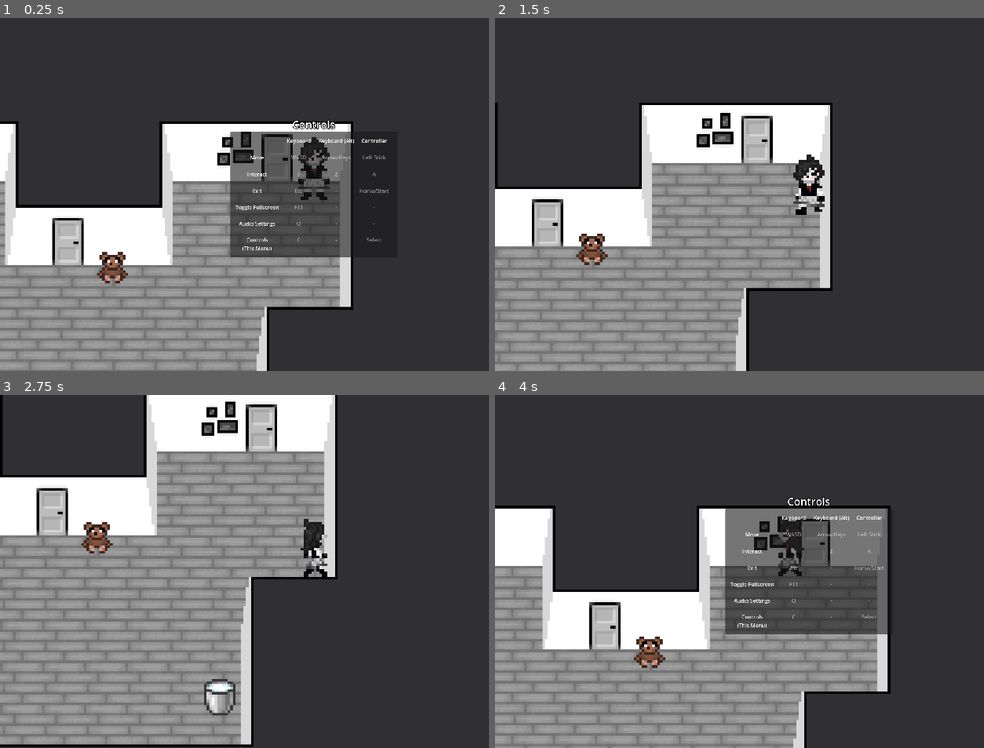
Above: before the commit, frames 1-4 (two rows, left to right).
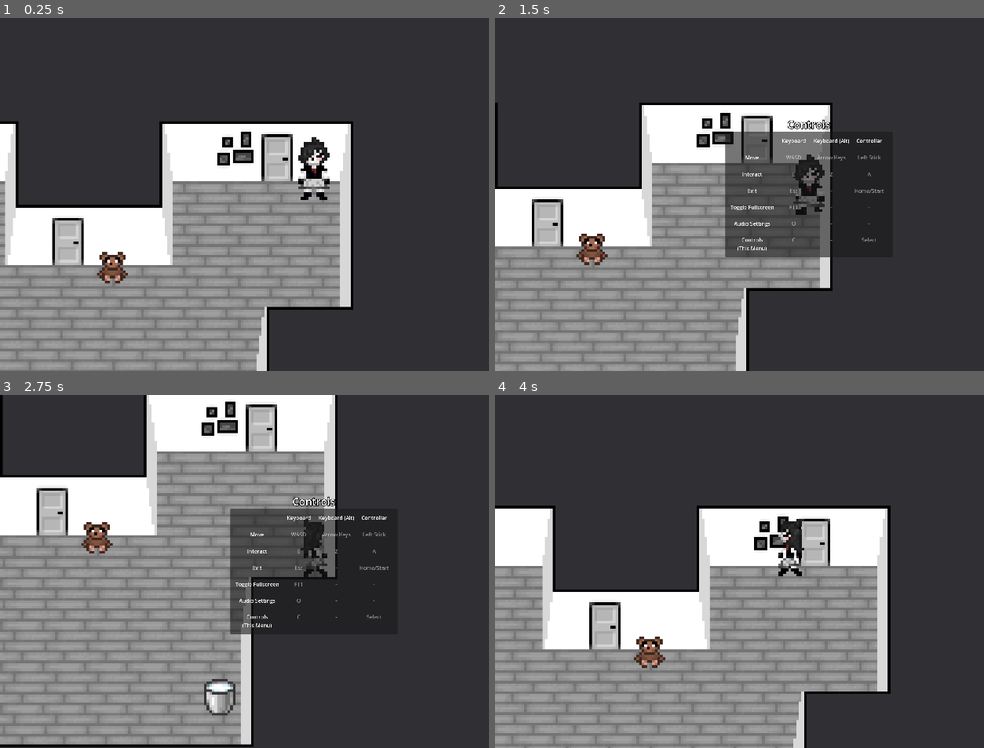
Above: after the commit, the same moments.

Repository: Theooolone/m-game
Game: Godot game, scene res://scenes/main.tscn
Same seed, same stepped clock (60 frames per second), same inputs: the game is played once before the commit and once after it.
Inputs:
- Up to frame 1 (0.25 s): no input
- Up to frame 2 (1.5 s): tap Enter at 0.5 s; hold Right (right) 0.53-1.28 s; tap E (interact) at 0.6 s; tap Space at 1.25 s; hold S (down) from 1.28 s (still down); tap C (show_controls) at 1.35 s
- Up to frame 3 (2.75 s): release S (down) at 2.03 s; hold Right (right) from 2.03 s (still down); tap E (interact) at 2.1 s
- Up to frame 4 (4 s): release Right (right) at 2.78 s; hold W (up) 2.78-3.53 s; tap C (show_controls) at 2.85 s; hold A (left) from 3.53 s (still down); tap E (interact) at 3.6 s

The runs differ from the first frame. In frame 1, 8.1% of the frame differs, in the area x 47-80%, y 28-68%; in frame 2, 7.2%; in frame 3, 4.8%; in frame 4, 11%, in the area x 47-81%, y 28-68%.

Commit message:
Audio bugfix
the music would play at default volume (100%) for a split second while the saved slider values are still loading, becomes more apparent the quieter the user set the music slider.

Music now waits until the slider values have loaded before playing.

Diff:
--- a/scenes/main.tscn
+++ b/scenes/main.tscn
@@ -13,7 +13,6 @@
 [node name="Music" type="AudioStreamPlayer" parent="."]
 stream = ExtResource("13_e1xm7")
 volume_db = -18.0
-autoplay = true
 bus = &"Music"
 
 [node name="Textbox" parent="." instance=ExtResource("14_ri8sk")]
@@ -23,3 +22,4 @@
 visible = false
 
 [node name="Controls" parent="." instance=ExtResource("16_qgkb2")]
+visible = false
--- a/scripts/AudioSettings.gd
+++ b/scripts/AudioSettings.gd
@@ -1,15 +1,14 @@
 extends CanvasLayer
 
-var config = ConfigFile.new()
+
 
 func _ready():
-	var err = config.load("user://usersettings.cfg")
+	if Global.configerr != OK: return
 
-	if err != OK: return
-
-	for key in config.get_section_keys("audio"):
-		var value = config.get_value("audio", key)
+	for key in Global.config.get_section_keys("audio"):
+		var value = Global.config.get_value("audio", key)
 		$Panel/MarginContainer/HBoxContainer.get_node(key).get_node("VSlider").value = value
+	get_node("/root/Main/Music").play()
 
 func _process(_delta):
 	if Input.is_action_just_pressed("audio_settings"):
@@ -20,7 +19,7 @@
 
 func _on_drag_ended(slider, value, default):
 	if value == default:
-		config.erase_section_key("audio", slider)
+		Global.config.erase_section_key("audio", slider)
 	else:
-		config.set_value("audio", slider, value)
-	config.save("user://usersettings.cfg")
+		Global.config.set_value("audio", slider, value)
+	Global.config.save("user://usersettings.cfg")
--- a/scripts/global.gd
+++ b/scripts/global.gd
@@ -11,6 +11,18 @@
 
 var textbox_on_cooldown = false
 
+var configpath = "user://usersettings.cfg"
+
+var config = ConfigFile.new()
+var configerr = config.load(configpath)
+
+var times_opened = config.get_value("misc","times_opened",0)+1
+
+func _ready():
+	config.set_value("misc", "times_opened", times_opened)
+	config.save(configpath)
+
+
 func _process(_delta):
 	if Input.is_action_just_pressed("exit"):
 		get_tree().quit()
